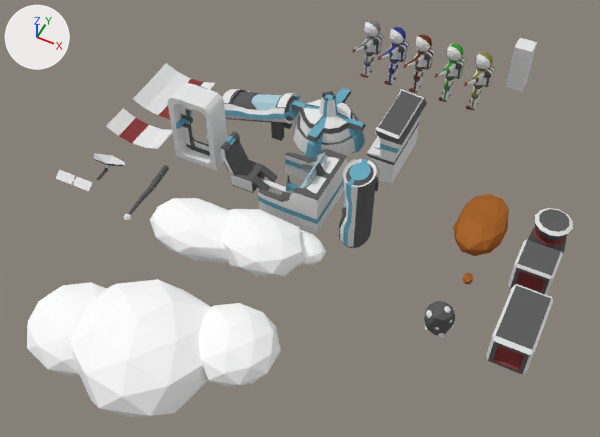
The Blender file assets/spaceship/blender/assets.blend as it was, and as the next commit left it.
The view is the same before and after, from a 50 mm camera at (7.48, -20.12, 18.69) aimed at (0.12, -5.39, 0.28). Arrows for +X, +Y and +Z are at upper left; the lights stay in place.

Script lines for the objects in view, before the commit:
```python
ob_computer = bpy.data.objects.new('Computer', me_cube_007)
ob_computer.location = (1.59, -1.66, -0.03)
ob_cryotubeup = bpy.data.objects.new('CryoTubeUp', me_cylindre_002)
ob_cryotubeup.location = (1.79, -5.07, 0.04)
ob_filonzinc = bpy.data.objects.new('FilonZinc', me_icosphère_012)
ob_filonzinc.location = (5.11, -7.15, -0.03)
ob_filonzinc.rotation_euler = (0.118, 9.352, 6.499)  # degrees (6.8, 176, 12)
ob_rockbig = bpy.data.objects.new('RockBig', me_icosphère)
ob_rockbig.location = (5.0, -3.4, -0.04)
ob_rockbig.rotation_euler = (-0.25, 0.0, 0.0)  # degrees (-14, 0, 0)
ob_shapeagri = bpy.data.objects.new('ShapeAgri', me_icosphère_003)
ob_shapeagri.location = (2.05, 2.11, 1.93)
ob_shapeagri.scale = (1.0, 0.882, 1.0)
ob_shapecolon = bpy.data.objects.new('ShapeColon', me_icosphère_011)
ob_shapecolon.location = (3.04, 2.11, 1.93)
ob_shapecolon.scale = (1.0, 0.882, 1.0)
ob_shapegeo = bpy.data.objects.new('ShapeGeo', me_icosphère_013)
ob_shapegeo.location = (0.96, 2.11, 1.93)
ob_shapegeo.scale = (1.0, 0.882, 1.0)
ob_shapeinge = bpy.data.objects.new('ShapeInge', me_icosphère_014)
ob_shapeinge.location = (0.03, 2.11, 1.93)
ob_shapeinge.scale = (1.0, 0.882, 1.0)
ob_shapemecano = bpy.data.objects.new('ShapeMecano', me_icosphère_015)
ob_shapemecano.location = (-0.9, 2.11, 1.93)
ob_shapemecano.scale = (1.0, 0.882, 1.0)
# also in view: 'ConsoleNavigation' at (-0.93, -4.5, 0.93); 'PodCryoTube' at (-0.76, -1.84, 1.06); 'PlayerCube' at (3.98, 3.84, 0.88); 'TrashShopShieldSmall' at (-6.35, -4.18, 0.19); 'BoxSquare' at (6.89, -4.38, 0.52)
```
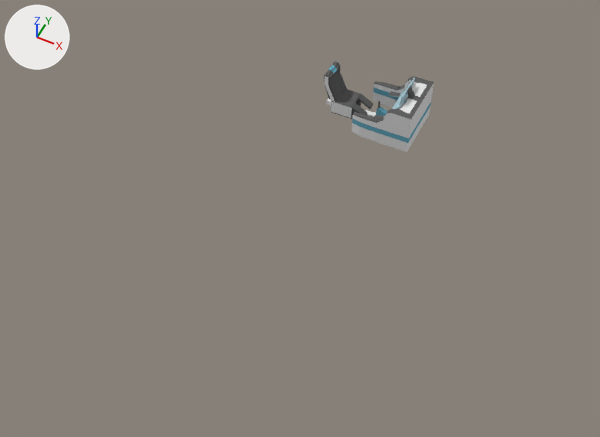
Where the newer file only moved an object's origin or applied its transform, the numbers keep the older frame.

Edits to the bpy script that builds the scene:
```text
Change me_icosphère_012:
    where me_icosphère_012.from_pydata(...)  # 162 vertices, 280 faces; spans x -0.433..0.36, y -0.329..0.328, z -1.07..0.013
    used by ob_filonzinc; location = (5.11, -7.15, -0.03); rotation_euler = (0.118, 9.352, 6.499), in degrees (6.8, 176, 12)
    me_icosphère_012 part 1: the whole mesh is moved by (3.446, 7.988, -1.233)
Change me_icosphère:
    where me_icosphère.from_pydata(...)  # 42 vertices, 80 faces; spans x -0.67..0.75, y -1.52..1.44, z -0.04..0.91
    used by ob_rockbig; location = (5.0, -3.4, -0.04); rotation_euler = (-0.25, 0.0, 0.0), in degrees (-14, 0, 0)
    me_icosphère part 2: the whole mesh is moved by (-5.0, 3.28, 0.87)
Change ob_shapemecano:
    ob_shapemecano.location: (-0.9, 2.11, 1.93) -> (3.08, 2.11, 1.93)
    add ob_shapemecano.hide_viewport = True
Change ob_shapeinge:
    ob_shapeinge.location: (0.03, 2.11, 1.93) -> (4.0, 2.11, 1.93)
    add ob_shapeinge.hide_viewport = True
Change ob_shapegeo:
    ob_shapegeo.location: (0.96, 2.11, 1.93) -> (4.93, 2.11, 1.93)
    add ob_shapegeo.hide_viewport = True
Change ob_shapecolon:
    ob_shapecolon.location: (3.04, 2.11, 1.93) -> (7.02, 2.11, 1.93)
    add ob_shapecolon.hide_viewport = True
Change ob_shapeagri:
    ob_shapeagri.location: (2.05, 2.11, 1.93) -> (6.03, 2.11, 1.93)
    add ob_shapeagri.hide_viewport = True
Change ob_computer:
    ob_computer.location: (1.59, -1.66, -0.03) -> (0.0, 0.0, 0.0)
    add ob_computer.hide_viewport = True
Change ob_podcryotube:
    ob_podcryotube.location: (-0.62, -1.94, -0.03) -> (-2.52, 1.3, 0.1)
    add ob_podcryotube.hide_viewport = True
Change ob_cryotubedown:
    ob_cryotubedown.location: (-4.09, -1.94, 0.01) -> (-5.99, 1.29, 0.14)
    add ob_cryotubedown.hide_viewport = True
Change ob_playercube:
    add ob_playercube.hide_viewport = True
Change ob_cryotubeup:
    add ob_cryotubeup.hide_viewport = True
Change ob_pilotearmchair:
    ob_pilotearmchair.location: (-2.09, -4.5, 0.0) -> (-0.78, 0.0, 0.0)
Change ob_consolenavigation:
    ob_consolenavigation.location: (-0.42, -4.49, 0.07) -> (0.65, 0.0, 0.0)
Change ob_door:
    add ob_door.hide_viewport = True
Change ob_solarpanel:
    add ob_solarpanel.hide_viewport = True
Change ob_trashshipshieldlarge:
    add ob_trashshipshieldlarge.hide_viewport = True
Change ob_trashshopshieldsmall:
    add ob_trashshopshieldsmall.hide_viewport = True
Change ob_parabole:
    add ob_parabole.hide_viewport = True
Change ob_trashantenna:
    add ob_trashantenna.hide_viewport = True
Change ob_boxcylindric:
    ob_boxcylindric.location: (6.91, -2.93, 0.0) -> (0.0, 0.0, 0.0)
    add ob_boxcylindric.hide_viewport = True
Change ob_boxrectangle:
    ob_boxrectangle.location: (7.08, -6.51, 0.03) -> (0.0, 0.0, 0.0)
    add ob_boxrectangle.hide_viewport = True
Change ob_boxsquare:
    ob_boxsquare.location: (6.93, -4.43, -0.02) -> (0.0, 0.0, 0.0)
    add ob_boxsquare.hide_viewport = True
Change ob_filonzinc:
    add ob_filonzinc.hide_viewport = True
Change ob_cloudone:
    ob_cloudone.location: (-1.04, -6.95, -0.04) -> (0.0, 0.0, 0.0)
    add ob_cloudone.hide_viewport = True
Change ob_cloudtwo:
    ob_cloudtwo.location: (-1.53, -11.11, -0.78) -> (0.0, 0.0, 0.0)
    add ob_cloudtwo.hide_viewport = True
Change ob_rocksmall:
    add ob_rocksmall.hide_viewport = True
Change ob_rockbig:
    add ob_rockbig.hide_viewport = True
```

Pixel boxes (x1, y1, x2, y2) of what changed, in the pictures (600 x 437 px):
'CloudTwo', hidden
    before: (27, 279, 281, 417)
'CloudOne', hidden
    before: (150, 198, 326, 276)
'ConsoleNavigation', moved
    before: (258, 149, 347, 233)
    after: (326, 77, 434, 152)
'BoxRectangle', hidden
    before: (487, 284, 553, 375)
'PodCryoTube', hidden
    before: (292, 88, 366, 158)
'Door', hidden
    before: (168, 83, 227, 170)
'Computer', hidden
    before: (367, 89, 427, 184)
'PiloteArmchair', moved
    before: (220, 131, 277, 193)
    after: (324, 62, 373, 119)
'CryoTubeUp', hidden
    before: (339, 159, 379, 248)
'RockBig', hidden (brown)
    before: (453, 194, 509, 256)
'CryoTubeDown', hidden
    before: (222, 89, 301, 141)
'BoxSquare', hidden
    before: (508, 240, 563, 295)
'TrashShipShieldLarge', hidden
    before: (133, 63, 215, 119)
'TrashShopShieldSmall', hidden
    before: (106, 108, 172, 149)
'BoxCylindric', hidden
    before: (528, 208, 573, 253)
'PlayerCube', hidden
    before: (505, 38, 537, 92)
'FilonZinc', hidden
    before: (424, 301, 455, 337)
'ShapeColon', hidden
    before: (464, 52, 495, 110)
'ShapeAgri', hidden
    before: (435, 43, 466, 102)
'ShapeGeo', hidden
    before: (404, 34, 435, 93)
'ShapeInge', hidden
    before: (378, 27, 409, 85)
'ShapeMecano', hidden
    before: (352, 20, 384, 78)
'TrashAntenna', hidden
    before: (123, 165, 169, 221)
'SolarPanel', hidden
    before: (56, 170, 93, 191)
'Parabole', hidden
    before: (94, 153, 125, 180)
'RockSmall', hidden
    before: (462, 273, 473, 284)
